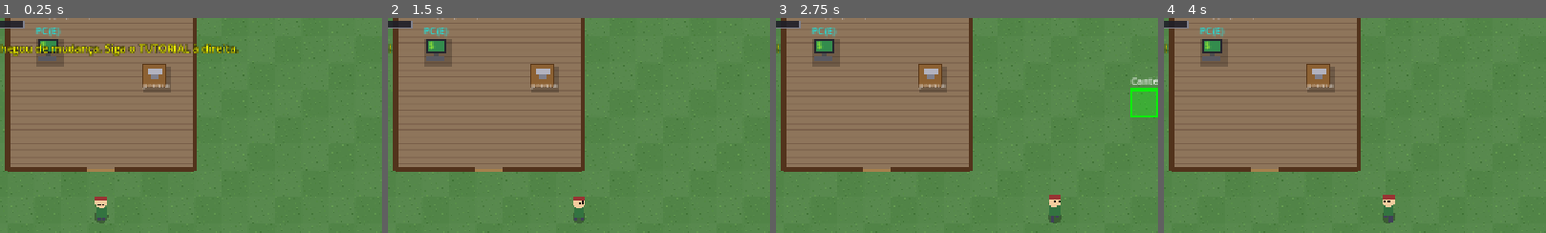
Above: before the commit, frames 1-4 (left to right).
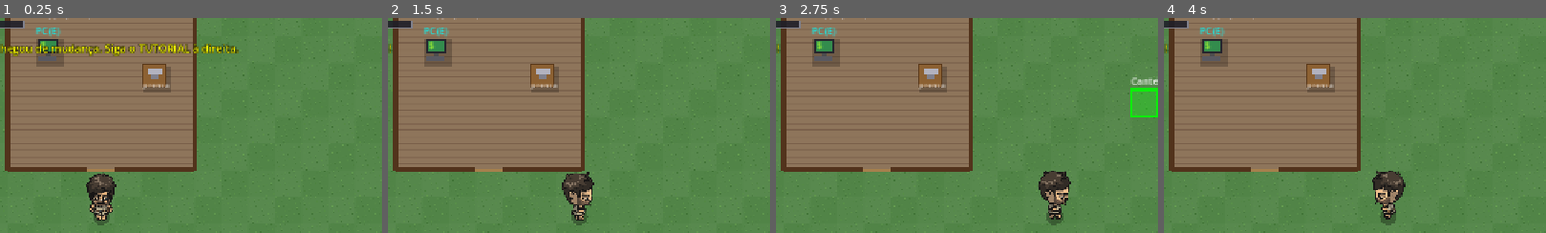
Above: after the commit, the same moments.

Repository: HendryGabriel/canabisprojectbrasiliangame
Game: Godot game, scene res://src/main.tscn
The game is run twice, just before and just after one commit, with the same random seed, the same clock (stepped at 60 frames per second) and the same inputs.
Inputs (mouse positions are % of the whole screen's width and height, from its top left):
- Up to frame 1 (0.25 s): no input
- Up to frame 2 (1.5 s): tap Enter at 0.5 s; move the mouse to (72, 45) at 0.52 s; hold D 0.53-1.25 s; hold E 0.53-1.25 s; click (72, 45) at 0.67 s; drag from (30, 55) to (45, 70) at 1.27 s
- Up to frame 3 (2.75 s): move the mouse to (60, 28) at 2.02 s; hold D from 2.03 s (still down); tap 2 at 2.1 s
- Up to frame 4 (4 s): release D at 2.75 s; drag from (45, 70) to (20, 35) at 2.77 s; move the mouse to (80, 65) at 3.52 s; hold A from 3.53 s (still down); tap 4 at 3.6 s
The pictures show only the part of the screen within x 13-63%, y 5-55%; the shares and areas given below are measured in that part.

The runs differ from the first frame. In frame 1, 1.3% of the frame differs, in the area x 22-31%, y 72-97%; in frame 2, 1.3%; in frame 3, 1.4%; in frame 4, 1.4%, in the area x 54-64%, y 71-97%.

Commit message:
Ajuste de alinhamentos, animacao de passos e suavizacao de movimento a 300Hz

Diff:
--- a/project.godot
+++ b/project.godot
@@ -12,7 +12,7 @@
 
 config/name="Weed Factory"
 run/main_scene="res://src/main.tscn"
-config/features=PackedStringArray("4.6")
+config/features=PackedStringArray("4.7")
 
 [autoload]
 
--- a/src/player.gd
+++ b/src/player.gd
@@ -9,12 +9,84 @@
 var facing := Vector2i(0, 1)
 var _walk := 0.0  # fase da animacao de andar
 
+const ASSET_DIR := "res://Vector Parts/"
+const SPRITE_SCALE := 0.20
+
+var tex_body := {}
+var tex_head := {}
+var tex_face := {}
+var tex_l_arm := {}
+var tex_r_arm := {}
+var tex_l_hand := {}
+var tex_r_hand := {}
+var tex_l_leg := {}
+var tex_r_leg := {}
+
+# Joint positions relative to Body center (in unscaled pixels 0..160)
+var joint_offsets := {
+	"Front": {
+		"neck": Vector2(0, -35),
+		"face": Vector2(-1, -33),
+		"l_shoulder": Vector2(45, -31),
+		"r_shoulder": Vector2(-47, -31),
+		"l_hip": Vector2(-17, 29),
+		"r_hip": Vector2(17, 29),
+		"l_wrist": Vector2(9, 44),
+		"r_wrist": Vector2(-5, 44)
+	},
+	"Back": {
+		"neck": Vector2(0, -35),
+		"face": Vector2.ZERO,
+		"l_shoulder": Vector2(45, -31),
+		"r_shoulder": Vector2(-47, -31),
+		"l_hip": Vector2(-17, 29),
+		"r_hip": Vector2(17, 29),
+		"l_wrist": Vector2(9, 44),
+		"r_wrist": Vector2(-5, 44)
+	},
+	"L View": {
+		"neck": Vector2(2, -35),
+		"face": Vector2(-45, -33),
+		"l_shoulder": Vector2(-9, -31),
+		"r_shoulder": Vector2(9, -31),
+		"l_hip": Vector2(-10, 29),
+		"r_hip": Vector2(5, 29),
+		"l_wrist": Vector2(-2, 44),
+		"r_wrist": Vector2(0, 44)
+	},
+	"R View": {
+		"neck": Vector2(-2, -35),
+		"face": Vector2(45, -33),
+		"l_shoulder": Vector2(-9, -31),
+		"r_shoulder": Vector2(9, -31),
+		"l_hip": Vector2(-5, 29),
+		"r_hip": Vector2(10, 29),
+		"l_wrist": Vector2(0, 44),
+		"r_wrist": Vector2(2, 44)
+	}
+}
+
 
 func _ready() -> void:
 	position = Vector2(7.5, 10.5) * TILE  # porta da casa
 
-
-func _physics_process(delta: float) -> void:
+	# Load textures
+	var dirs: Array[String] = ["Front", "Back", "L View", "R View"]
+	for d in dirs:
+		var suffix: String = " - " + d + ".png"
+		tex_body[d] = _load_texture(ASSET_DIR + "Body" + suffix)
+		tex_head[d] = _load_texture(ASSET_DIR + "Head" + suffix)
+		if d != "Back":
+			tex_face[d] = _load_texture(ASSET_DIR + "Face 01" + suffix)
+		tex_l_arm[d] = _load_texture(ASSET_DIR + "Left Arm" + suffix)
+		tex_r_arm[d] = _load_texture(ASSET_DIR + "Right Arm" + suffix)
+		tex_l_hand[d] = _load_texture(ASSET_DIR + "Left Hand" + suffix)
+		tex_r_hand[d] = _load_texture(ASSET_DIR + "Right Hand" + suffix)
+		tex_l_leg[d] = _load_texture(ASSET_DIR + "Left Leg" + suffix)
+		tex_r_leg[d] = _load_texture(ASSET_DIR + "Right Leg" + suffix)
+
+
+func _process(delta: float) -> void:
 	var v := Vector2.ZERO
 	if Input.is_physical_key_pressed(KEY_W) or Input.is_physical_key_pressed(KEY_UP): v.y -= 1
 	if Input.is_physical_key_pressed(KEY_S) or Input.is_physical_key_pressed(KEY_DOWN): v.y += 1
@@ -78,19 +150,190 @@
 
 
 func _draw() -> void:
-	# bonequinho: sombra, corpo, cabeca, bone; olhos seguem a direcao; pernas animam
-	var passo := sin(_walk) * 3.0
-	var bob := -absf(sin(_walk)) * 1.5
-	draw_circle(Vector2(0, 8), 8, Color(0, 0, 0, 0.3))
-	draw_rect(Rect2(-5, 7, 4, 5 + passo), Color(0.25, 0.25, 0.35), true)   # pernas alternando
-	draw_rect(Rect2(1, 7, 4, 5 - passo), Color(0.25, 0.25, 0.35), true)
-	draw_rect(Rect2(-6, -4 + bob, 12, 13), Color(0.20, 0.45, 0.25), true)  # camisa
-	draw_circle(Vector2(0, -9 + bob), 7, Color(0.95, 0.80, 0.62))          # cabeca
-	draw_rect(Rect2(-7, -16 + bob, 14, 5), Color(0.60, 0.20, 0.20), true)  # bone
-	var f := Vector2(facing).normalized() * 2.5
-	draw_circle(Vector2(-2.5, -9 + bob) + f, 1.2, Color.BLACK)             # olhos
-	draw_circle(Vector2(2.5, -9 + bob) + f, 1.2, Color.BLACK)
-	# realce da celula alvo de interacao
+	# 1. Desenha a sombra
+	draw_circle(Vector2(0, 8), 10, Color(0, 0, 0, 0.3))
+
+	# 2. Determina a direcao do sprite
+	var dir := _get_dir_string()
+	var offsets = joint_offsets[dir]
+
+	# 3. Calcula valores da animacao
+	var leg_rot := 0.0
+	var arm_rot := 0.0
+	var body_bob := 0.0
+	var head_rot := 0.0
+	var head_bob := 0.0
+
+	var leg_l_y := 0.0
+	var leg_r_y := 0.0
+
+	if _walk > 0.0:
+		if dir == "Front" or dir == "Back":
+			# Pernas sobem/descem levemente (marchando), bracos mexem muito de leve (como na idle)
+			leg_rot = 0.0
+			arm_rot = sin(_walk * 0.5) * 0.05
+			body_bob = -absf(sin(_walk)) * 3.0
+			head_rot = 0.0
+			head_bob = -absf(sin(_walk)) * 1.0
+			leg_l_y = sin(_walk) * 4.0
+			leg_r_y = -sin(_walk) * 4.0
+		else:
+			# Visoes laterais: andar tradicional com rotacao de pernas/bracos
+			leg_rot = sin(_walk) * 0.4
+			arm_rot = -sin(_walk) * 0.3
+			body_bob = -absf(sin(_walk)) * 6.0
+			head_rot = sin(_walk) * 0.05
+			head_bob = -absf(sin(_walk)) * 2.0
+	else:
+		# Animacao ociosa de respirar (idle)
+		var t := Time.get_ticks_msec() * 0.003
+		body_bob = sin(t) * 1.5
+		head_bob = sin(t) * 0.8
+		arm_rot = sin(t) * 0.05
+		leg_rot = 0.0
+
+	var body_base_pos := Vector2(0, -3) + Vector2(0, body_bob) * SPRITE_SCALE
+	var body_pos := body_base_pos
+	var body_rot := 0.0
+
+	# 4. Desenha as partes na ordem correta de camadas (z-index) por direcao
+	if dir == "Front":
+		# 1. Calcula as posicoes globais das articulacoes antes
+		var l_arm_info = _get_part_transform(offsets["l_shoulder"], arm_rot, body_pos, body_rot)
+		var r_arm_info = _get_part_transform(offsets["r_shoulder"], -arm_rot, body_pos, body_rot)
+		var head_info = _get_part_transform(offsets["neck"] + Vector2(0, head_bob), head_rot, body_pos, body_rot)
+
+		# 2. Desenha na ordem do Z-Index:
+		# Z = 0: Perna Esquerda
+		_draw_part(tex_l_leg[dir], offsets["l_hip"] + Vector2(0, leg_l_y), leg_rot, Vector2(40, 25), body_pos, body_rot)
+		# Z = 1: Perna Direita
+		_draw_part(tex_r_leg[dir], offsets["r_hip"] + Vector2(0, leg_r_y), -leg_rot, Vector2(40, 25), body_pos, body_rot)
+		# Z = 2: Mao Esquerda
+		_draw_part(tex_l_hand[dir], offsets["l_wrist"], arm_rot * 0.5, Vector2(40, 40), l_arm_info.pos, l_arm_info.rot)
+		# Z = 2: Mao Direita
+		_draw_part(tex_r_hand[dir], offsets["r_wrist"], -arm_rot * 0.5, Vector2(40, 40), r_arm_info.pos, r_arm_info.rot)
+		# Z = 2: Corpo
+		_draw_part(tex_body[dir], Vector2.ZERO, 0.0, Vector2(80, 80), body_pos, body_rot)
+		# Z = 3: Braco Esquerdo
+		_draw_part(tex_l_arm[dir], offsets["l_shoulder"], arm_rot, Vector2(40, 25), body_pos, body_rot)
+		# Z = 3: Braco Direito
+		_draw_part(tex_r_arm[dir], offsets["r_shoulder"], -arm_rot, Vector2(40, 25), body_pos, body_rot)
+		# Z = 9: Cabeca
+		_draw_part(tex_head[dir], offsets["neck"] + Vector2(0, head_bob), head_rot, Vector2(160, 240), body_pos, body_rot)
+		# Z = 10: Rosto
+		_draw_part(tex_face[dir], offsets["face"], 0.0, Vector2(80, 64), head_info.pos, head_info.rot)
+
+	elif dir == "Back":
+		# 1. Calcula as posicoes globais das articulacoes antes
+		var l_arm_info = _get_part_transform(offsets["l_shoulder"], arm_rot, body_pos, body_rot)
+		var r_arm_info = _get_part_transform(offsets["r_shoulder"], -arm_rot, body_pos, body_rot)
+
+		# 2. Desenha na ordem do Z-Index:
+		# Z = 0: Perna Esquerda
+		_draw_part(tex_l_leg[dir], offsets["l_hip"] + Vector2(0, leg_l_y), leg_rot, Vector2(40, 25), body_pos, body_rot)
+		# Z = 1: Perna Direita
+		_draw_part(tex_r_leg[dir], offsets["r_hip"] + Vector2(0, leg_r_y), -leg_rot, Vector2(40, 25), body_pos, body_rot)
+		# Z = 1: Mao Esquerda
+		_draw_part(tex_l_hand[dir], offsets["l_wrist"], arm_rot * 0.5, Vector2(40, 40), l_arm_info.pos, l_arm_info.rot)
+		# Z = 1: Mao Direita
+		_draw_part(tex_r_hand[dir], offsets["r_wrist"], -arm_rot * 0.5, Vector2(40, 40), r_arm_info.pos, r_arm_info.rot)
+		# Z = 2: Braco Esquerdo
+		_draw_part(tex_l_arm[dir], offsets["l_shoulder"], arm_rot, Vector2(40, 25), body_pos, body_rot)
+		# Z = 2: Braco Direito
+		_draw_part(tex_r_arm[dir], offsets["r_shoulder"], -arm_rot, Vector2(40, 25), body_pos, body_rot)
+		# Z = 3: Corpo
+		_draw_part(tex_body[dir], Vector2.ZERO, 0.0, Vector2(80, 80), body_pos, body_rot)
+		# Z = 9: Cabeca
+		_draw_part(tex_head[dir], offsets["neck"] + Vector2(0, head_bob), head_rot, Vector2(160, 240), body_pos, body_rot)
+
+	elif dir == "L View":
+		# 1. Calcula as posicoes globais das articulacoes antes
+		var l_arm_info = _get_part_transform(offsets["l_shoulder"], arm_rot, body_pos, body_rot)
+		var r_arm_info = _get_part_transform(offsets["r_shoulder"], -arm_rot, body_pos, body_rot)
+		var head_info = _get_part_transform(offsets["neck"] + Vector2(0, head_bob), head_rot, body_pos, body_rot)
+
+		# 2. Desenha na ordem do Z-Index (L View: r_leg=0, r_hand=0, r_arm=1, l_leg=1, body=3, l_hand=4, l_arm=5, head=9, face=10):
+		# Z = 0: Perna Direita
+		_draw_part(tex_r_leg[dir], offsets["r_hip"] + Vector2(0, leg_r_y), -leg_rot, Vector2(40, 25), body_pos, body_rot)
+		# Z = 0: Mao Direita
+		_draw_part(tex_r_hand[dir], offsets["r_wrist"], -arm_rot * 0.5, Vector2(40, 40), r_arm_info.pos, r_arm_info.rot)
+		# Z = 1: Perna Esquerda
+		_draw_part(tex_l_leg[dir], offsets["l_hip"] + Vector2(0, leg_l_y), leg_rot, Vector2(40, 25), body_pos, body_rot)
+		# Z = 1: Braco Direito
+		_draw_part(tex_r_arm[dir], offsets["r_shoulder"], -arm_rot, Vector2(40, 25), body_pos, body_rot)
+		# Z = 3: Corpo
+		_draw_part(tex_body[dir], Vector2.ZERO, 0.0, Vector2(80, 80), body_pos, body_rot)
+		# Z = 4: Mao Esquerda
+		_draw_part(tex_l_hand[dir], offsets["l_wrist"], arm_rot * 0.5, Vector2(40, 40), l_arm_info.pos, l_arm_info.rot)
+		# Z = 5: Braco Esquerdo
+		_draw_part(tex_l_arm[dir], offsets["l_shoulder"], arm_rot, Vector2(40, 25), body_pos, body_rot)
+		# Z = 9: Cabeca
+		_draw_part(tex_head[dir], offsets["neck"] + Vector2(0, head_bob), head_rot, Vector2(160, 240), body_pos, body_rot)
+		# Z = 10: Rosto
+		_draw_part(tex_face[dir], offsets["face"], 0.0, Vector2(64, 64), head_info.pos, head_info.rot)
+
+	elif dir == "R View":
+		# 1. Calcula as posicoes globais das articulacoes antes
+		var l_arm_info = _get_part_transform(offsets["l_shoulder"], arm_rot, body_pos, body_rot)
+		var r_arm_info = _get_part_transform(offsets["r_shoulder"], -arm_rot, body_pos, body_rot)
+		var head_info = _get_part_transform(offsets["neck"] + Vector2(0, head_bob), head_rot, body_pos, body_rot)
+
+		# 2. Desenha na ordem do Z-Index (R View: l_leg=0, l_hand=0, l_arm=1, r_leg=1, body=3, r_hand=4, r_arm=5, head=9, face=10):
+		# Z = 0: Perna Esquerda
+		_draw_part(tex_l_leg[dir], offsets["l_hip"] + Vector2(0, leg_l_y), leg_rot, Vector2(40, 25), body_pos, body_rot)
+		# Z = 0: Mao Esquerda
+		_draw_part(tex_l_hand[dir], offsets["l_wrist"], arm_rot * 0.5, Vector2(40, 40), l_arm_info.pos, l_arm_info.rot)
+		# Z = 1: Braco Esquerdo
+		_draw_part(tex_l_arm[dir], offsets["l_shoulder"], arm_rot, Vector2(40, 25), body_pos, body_rot)
+		# Z = 1: Perna Direita (Corrigido para Z=1, atras do corpo)
+		_draw_part(tex_r_leg[dir], offsets["r_hip"] + Vector2(0, leg_r_y), -leg_rot, Vector2(40, 25), body_pos, body_rot)
+		# Z = 3: Corpo
+		_draw_part(tex_body[dir], Vector2.ZERO, 0.0, Vector2(80, 80), body_pos, body_rot)
+		# Z = 4: Mao Direita
+		_draw_part(tex_r_hand[dir], offsets["r_wrist"], -arm_rot * 0.5, Vector2(40, 40), r_arm_info.pos, r_arm_info.rot)
+		# Z = 5: Braco Direito
+		_draw_part(tex_r_arm[dir], offsets["r_shoulder"], -arm_rot, Vector2(40, 25), body_pos, body_rot)
+		# Z = 9: Cabeca
+		_draw_part(tex_head[dir], offsets["neck"] + Vector2(0, head_bob), head_rot, Vector2(160, 240), body_pos, body_rot)
+		# Z = 10: Rosto
+		_draw_part(tex_face[dir], offsets["face"], 0.0, Vector2(64, 64), head_info.pos, head_info.rot)
+
+	# Realce da celula alvo de interacao (mantido do original)
 	var alvo := _celula_alvo()
 	if _perto(alvo) and Sim.ent_em(alvo) != null:
 		draw_rect(Rect2(Vector2(alvo * TILE) - position, Vector2(TILE, TILE)), Color(1, 1, 1, 0.5), false, 2.0)
+
+
+func _load_texture(path: String) -> Texture2D:
+	if ResourceLoader.exists(path):
+		return load(path)
+	printerr("Failed to load texture at: ", path)
+	return null
+
+
+func _get_dir_string() -> String:
+	if facing.y < 0:
+		return "Back"
+	elif facing.y > 0:
+		return "Front"
+	elif facing.x < 0:
+		return "L View"
+	elif facing.x > 0:
+		return "R View"
+	return "Front"
+
+
+func _get_part_transform(pos: Vector2, rot: float, parent_pos: Vector2, parent_rot: float) -> Dictionary:
+	return {
+		"pos": parent_pos + (pos * SPRITE_SCALE).rotated(parent_rot),
+		"rot": parent_rot + rot
+	}
+
+
+func _draw_part(tex: Texture2D, pos: Vector2, rot: float, pivot: Vector2, parent_pos := Vector2.ZERO, parent_rot := 0.0) -> Dictionary:
+	var trans := _get_part_transform(pos, rot, parent_pos, parent_rot)
+	if tex:
+		draw_set_transform(trans.pos, trans.rot, Vector2(SPRITE_SCALE, SPRITE_SCALE))
+		draw_texture(tex, -pivot)
+		draw_set_transform(Vector2.ZERO, 0.0, Vector2.ONE)
+	return trans
Binary file added: Vector Parts/Body - Back.png
Binary file added: Vector Parts/Body - Front.png
Binary file added: Vector Parts/Body - L View.png
Binary file added: Vector Parts/Body - R View.png
Binary file added: Vector Parts/Face 01 - Front.png
Binary file added: Vector Parts/Face 01 - L View.png
Binary file added: Vector Parts/Face 01 - R View.png
Binary file added: Vector Parts/Face 02 - Front.png
Binary file added: Vector Parts/Face 02 - L View.png
Binary file added: Vector Parts/Face 02 - R View.png
Binary file added: Vector Parts/Face 03 - Front.png
Binary file added: Vector Parts/Face 03 - L View.png
(and 89 more such lines)
